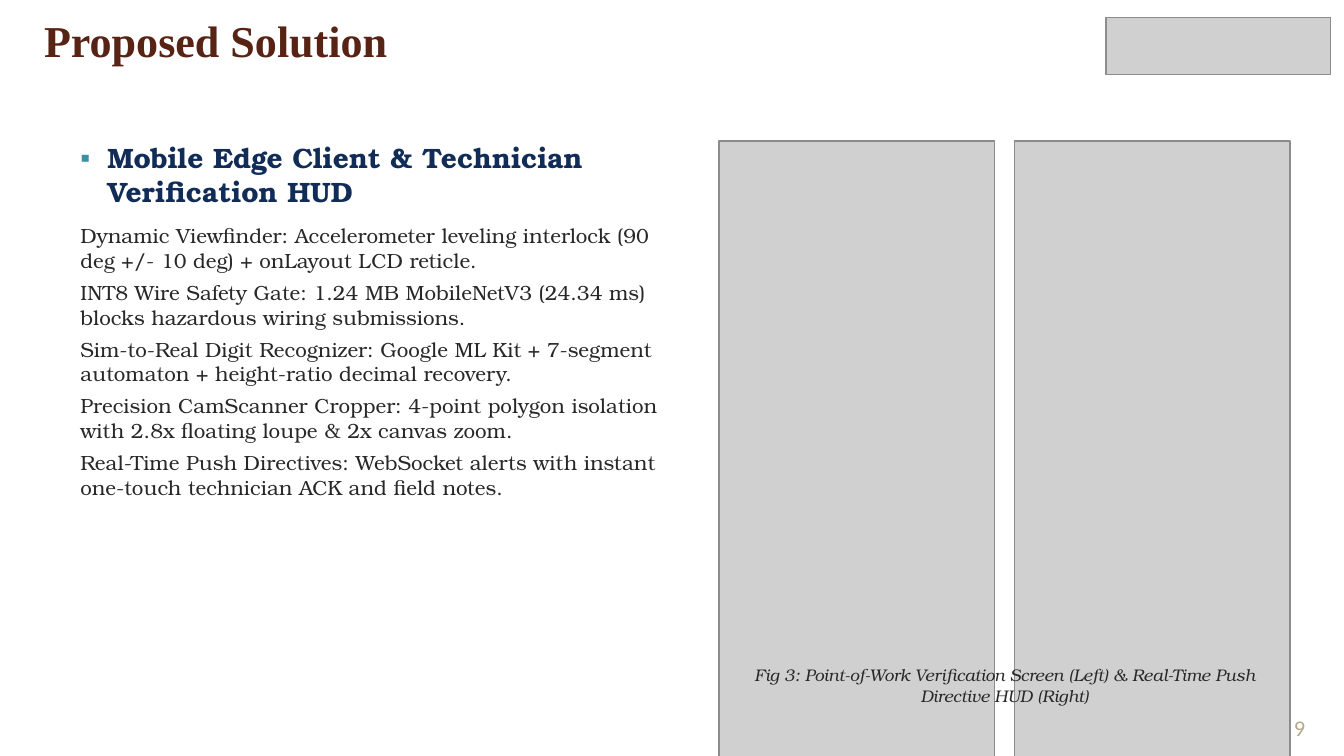
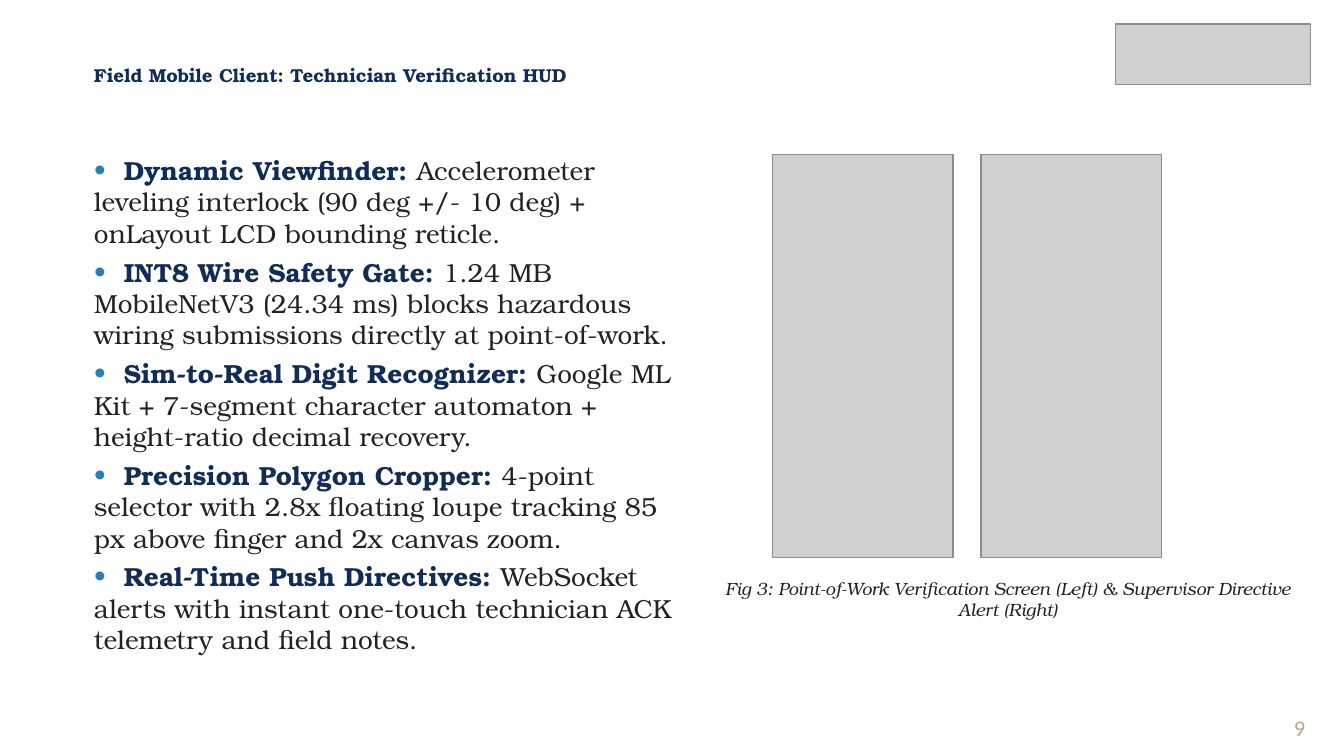
Before and after one commit to frankmathewsajan/psychic-spark, a slide deck: slide 9 of docs/presentation/Capstone_Final_Review_Presentation.pptx. Drawn at 1344x756 pixels with LibreOffice and Linux fonts; fonts in the diff are those of the drawing; grey boxes stand for pictures; background and template pictures are left out. Boxes give left, top, right and bottom in pixels: in the first picture for what was removed or moved away, otherwise in the second. Text is boxed around its words. In the diff, an @@ line names an element or a change of style, - is before the commit and + after.

Commit message:
fix(presentation-report): diagonal logo scaling, uniform bullets, abbreviations split, and layout perfection

```diff
--- a/docs/presentation/Capstone_Final_Review_Presentation.pptx
+++ b/docs/presentation/Capstone_Final_Review_Presentation.pptx
@@ picture: place and size @@
-picture at (1106, 17, 1331, 74)
+picture at (1116, 24, 1310, 85)
@@ text at (94, 67, 567, 83): text changed; size 23.6 to 10 pt; font Times New Roman to TeX Gyre Bonum; text colour #572314 to #102C57 @@
-Proposed Solution
+Field Mobile Client: Technician Verification HUD
@@ text at (94, 160, 672, 656): text changed; size 11 to 14 pt; text colour #282828 to #232323 @@
-▪ Mobile Edge Client & Technician Verification HUD
-Dynamic Viewfinder: Accelerometer leveling interlock (90 deg +/- 10 deg) + onLayout LCD reticle.
-INT8 Wire Safety Gate: 1.24 MB MobileNetV3 (24.34 ms) blocks hazardous wiring submissions.
-Sim-to-Real Digit Recognizer: Google ML Kit + 7-segment automaton + height-ratio decimal recovery.
-Precision CamScanner Cropper: 4-point polygon isolation with 2.8x floating loupe & 2x canvas zoom.
-Real-Time Push Directives: WebSocket alerts with instant one-touch technician ACK and field notes.
+• Dynamic Viewfinder: Accelerometer leveling interlock (90 deg +/- 10 deg) + onLayout LCD bounding reticle.
+• INT8 Wire Safety Gate: 1.24 MB MobileNetV3 (24.34 ms) blocks hazardous wiring submissions directly at point-of-work.
+• Sim-to-Real Digit Recognizer: Google ML Kit + 7-segment character automaton + height-ratio decimal recovery.
+• Precision Polygon Cropper: 4-point selector with 2.8x floating loupe tracking 85 px above finger and 2x canvas zoom.
+• Real-Time Push Directives: WebSocket alerts with instant one-touch technician ACK telemetry and field notes.
@@ picture: place and size @@
-picture at (719, 141, 995, 756)
+picture at (773, 155, 953, 558)
@@ picture: place and size @@
-picture at (1015, 141, 1290, 756)
+picture at (981, 155, 1161, 558)
@@ text at (725, 582, 1290, 620): text changed; size 9 to 9.5 pt; text colour #282828 to #232323 @@
-Fig 3: Point-of-Work Verification Screen (Left) & Real-Time Push Directive HUD (Right)
+Fig 3: Point-of-Work Verification Screen (Left) & Supervisor Directive Alert (Right)
```
Also in this commit, not shown: 15 other slides changed, 4 other files.
